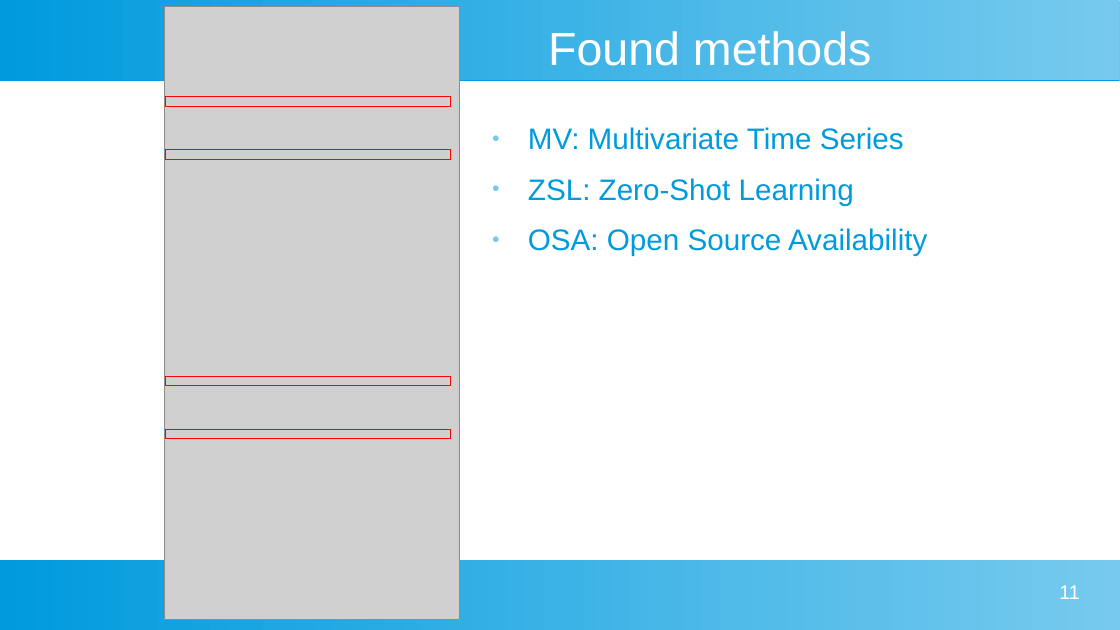
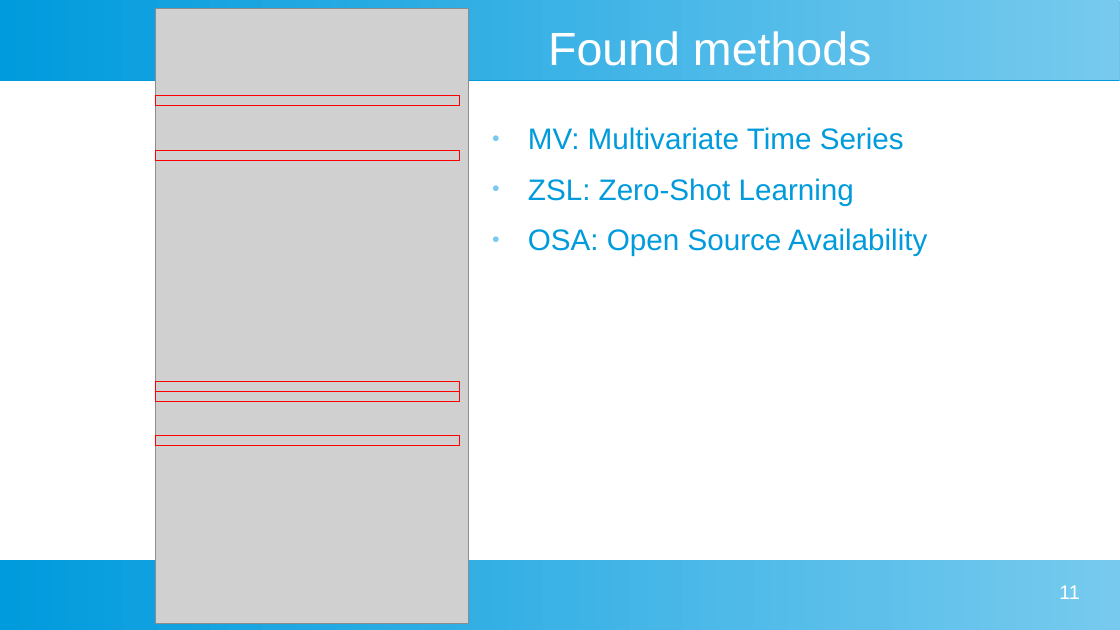
Before and after one commit to johanneshoelker/Smart-Systems-Paper, a slide deck: slide 11 of Presentation/Kolloq.odp. Drawn at 1120x630 pixels with LibreOffice and Linux fonts; fonts in the diff are those of the drawing; grey boxes stand for pictures. Boxes give left, top, right and bottom in pixels: in the first picture for what was removed or moved away, otherwise in the second. Text is boxed around its words. In the diff, an @@ line names an element or a change of style, - is before the commit and + after.

Commit message:
presentation

```diff
--- a/Presentation/Kolloq.odp
+++ b/Presentation/Kolloq.odp
@@ picture: place and size @@
-picture at [165, 6, 460, 620]
+picture at [155, 8, 470, 623]
@@ rectangle: place and size @@
-rectangle at [165, 97, 450, 107]
+rectangle at [155, 96, 459, 106]
@@ rectangle: place and size @@
-rectangle at [165, 149, 450, 160]
+rectangle at [155, 150, 459, 161]
@@ rectangle: place and size @@
-rectangle at [165, 376, 450, 386]
+rectangle at [155, 381, 459, 391]
@@ rectangle added at [155, 391, 459, 401], outline #FF0000 0.2 pt @@
@@ rectangle: place and size @@
-rectangle at [165, 429, 450, 439]
+rectangle at [155, 436, 459, 446]
```
Also in this commit, not shown: 5 other slides changed, 6 other files.
